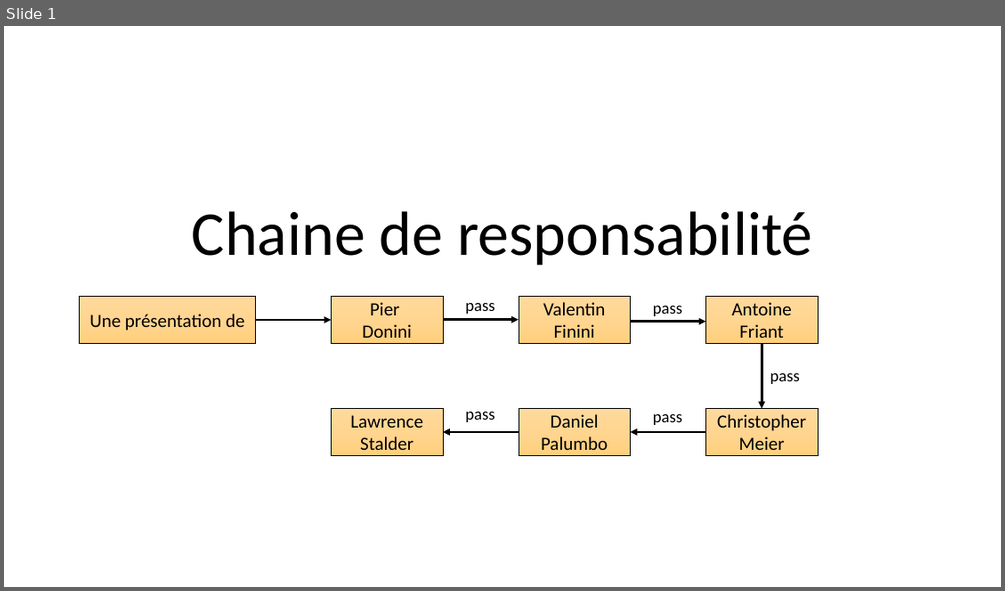
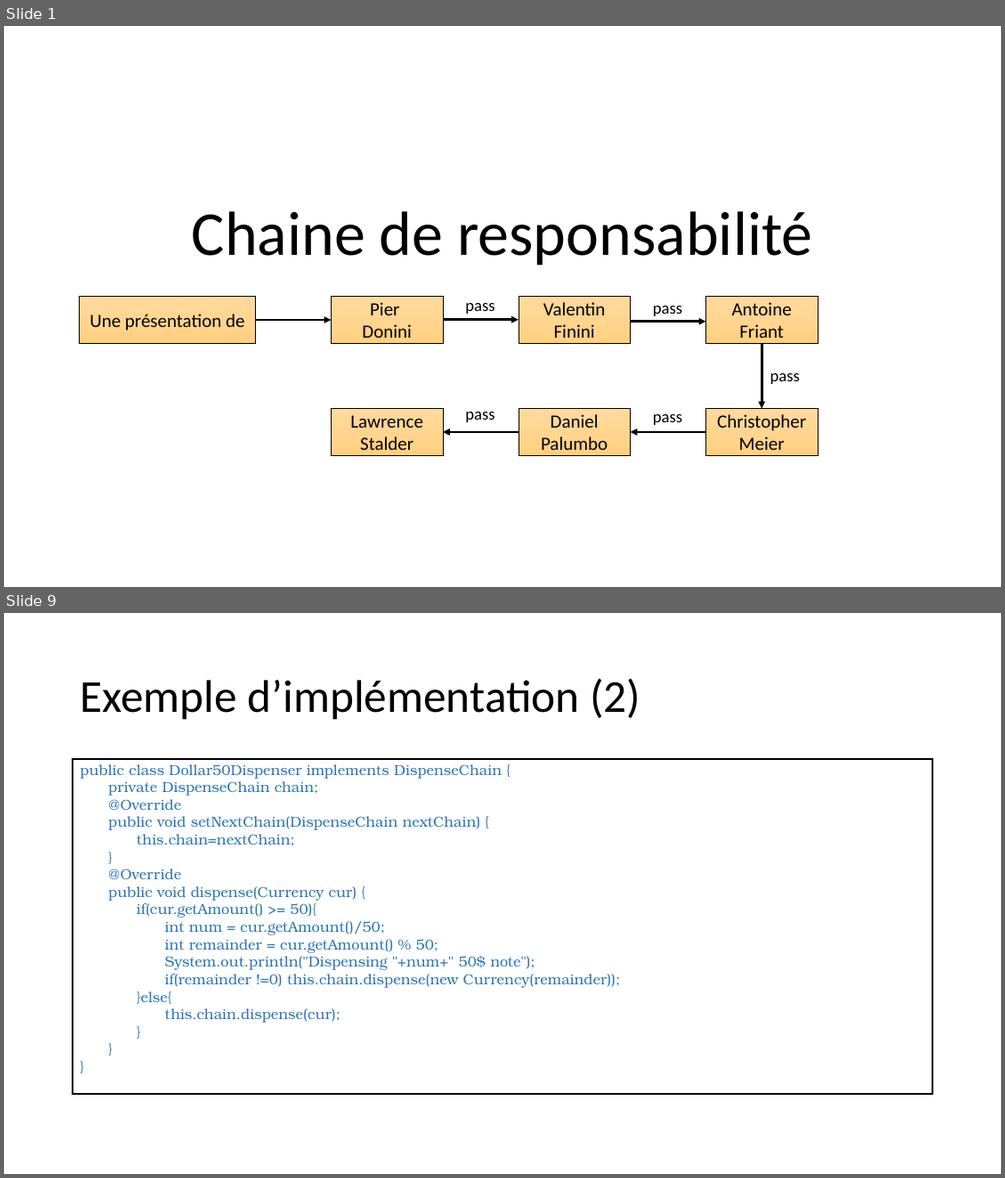
Before and after one commit to FontaineRiant/CoRe, a slide deck: presentation/chaine_responsabilite.pptx. Shown one above the other, each under a label of ours: slide 1 before the commit, slides 1 and 9 after it; the slides between them are not shown. The pictures are 1005x591 and 1005x1178 pixels, drawn with LibreOffice and Linux fonts; fonts in the diff are those of the drawing. Boxes give left, top, right and bottom in pixels: in the first picture for what was removed or moved away, otherwise in the second. Text is boxed around its words. In the diff, an @@ line names an element or a change of style, - is before the commit and + after.

```diff
--- a/presentation/chaine_responsabilite.pptx
+++ b/presentation/chaine_responsabilite.pptx
@@ slide 9 added at (x1=4, y1=613, x2=1001, y2=1174), background #FFFFFF @@
@@ title added at (x1=80, y1=678, x2=640, y2=720), 44 pt, text #000000 @@
+Exemple d’implémentation (2)
@@ text added at (x1=73, y1=755, x2=933, y2=1097), fill #FFFFFF, outline #000000 1.5 pt, 14 pt, text #2E75B6 @@
+public class Dollar50Dispenser implements DispenseChain {
+private DispenseChain chain;
+@Override
+public void setNextChain(DispenseChain nextChain) {
+this.chain=nextChain;
+}
+@Override
+public void dispense(Currency cur) {
+if(cur.getAmount() >= 50){
+int num = cur.getAmount()/50;
+int remainder = cur.getAmount() % 50;
+System.out.println("Dispensing "+num+" 50$ note");
+if(remainder !=0) this.chain.dispense(new Currency(remainder));
+}else{
+this.chain.dispense(cur);
+}
+}
+}
```
Also in this commit, not shown: 4 slides changed, 5 other slides added.
